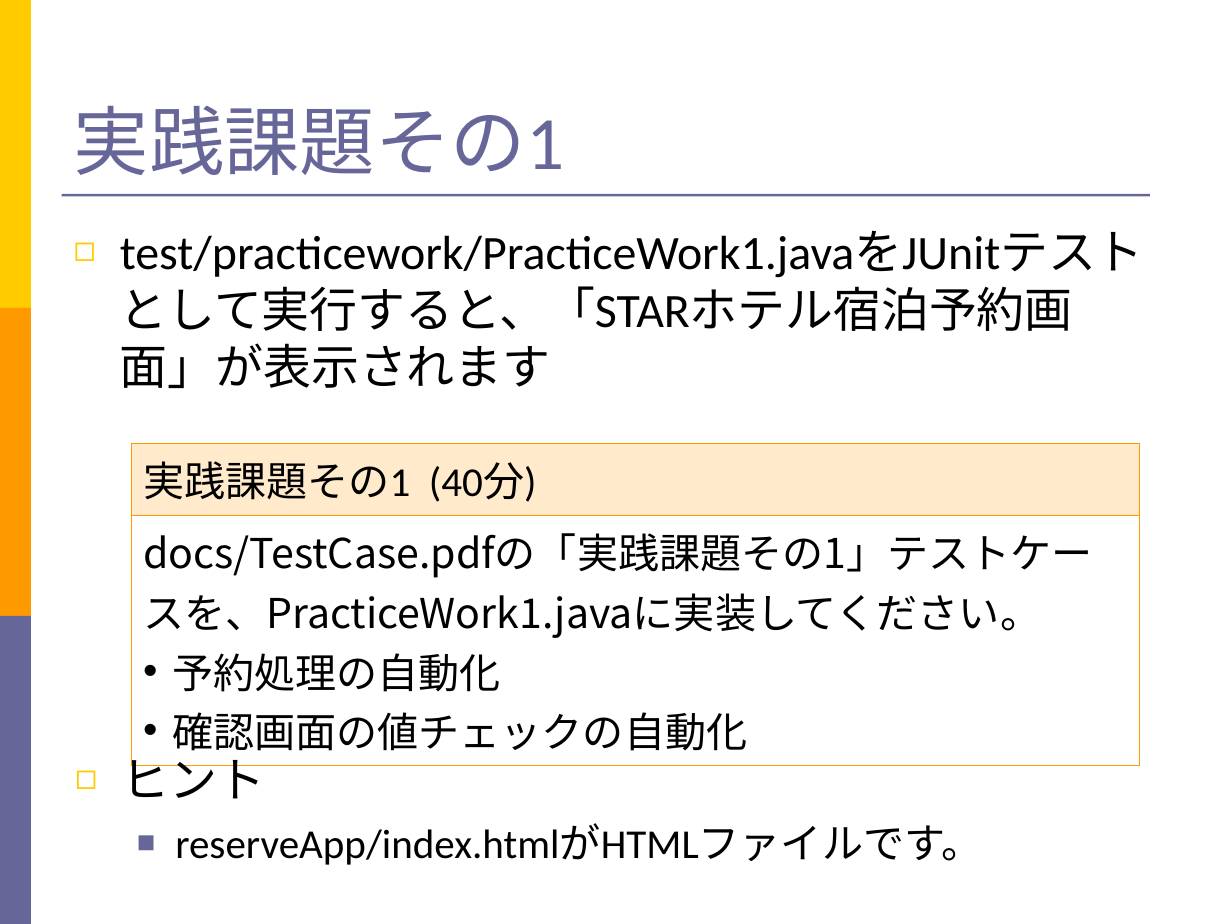
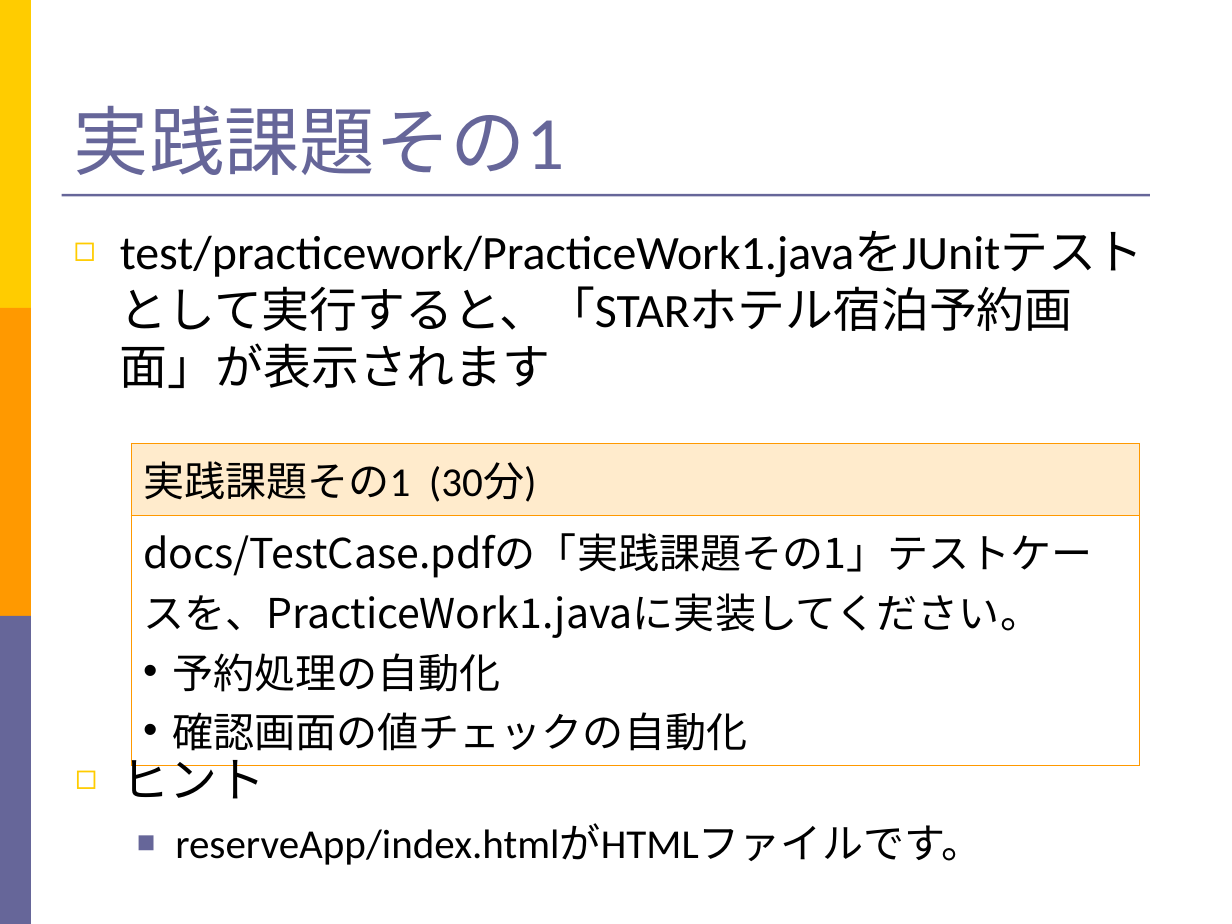
Before and after one commit to yattom/STARHOTEL-Teaching-Materials, a slide deck: slide 35 of teacher/Slide.ppt. Drawn at 1232x924 pixels with LibreOffice and Linux fonts; fonts in the diff are those of the drawing. Boxes give left, top, right and bottom in pixels: in the first picture for what was removed or moved away, otherwise in the second. Text is boxed around its words. In the diff, an @@ line names an element or a change of style, - is before the commit and + after.

```diff
--- a/teacher/Slide.ppt
+++ b/teacher/Slide.ppt
@@ table at [131,444,1140,755] @@
-row 1, column 1: 実践課題その1 (40分)
+row 1, column 1: 実践課題その1 (30分)
```
Also in this commit, not shown: 1 other file.
